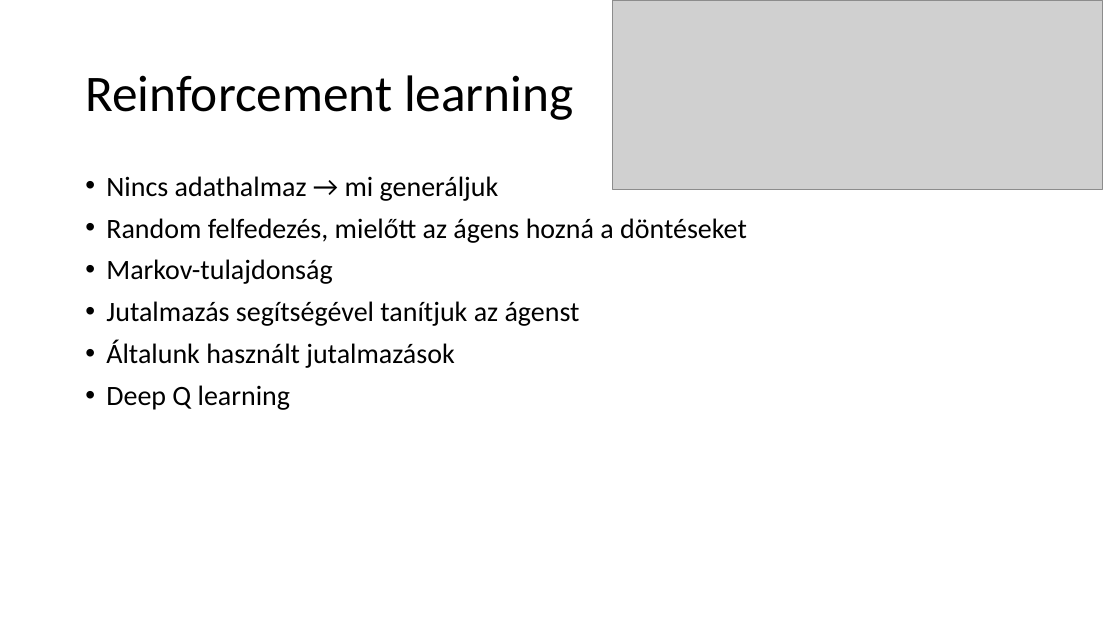
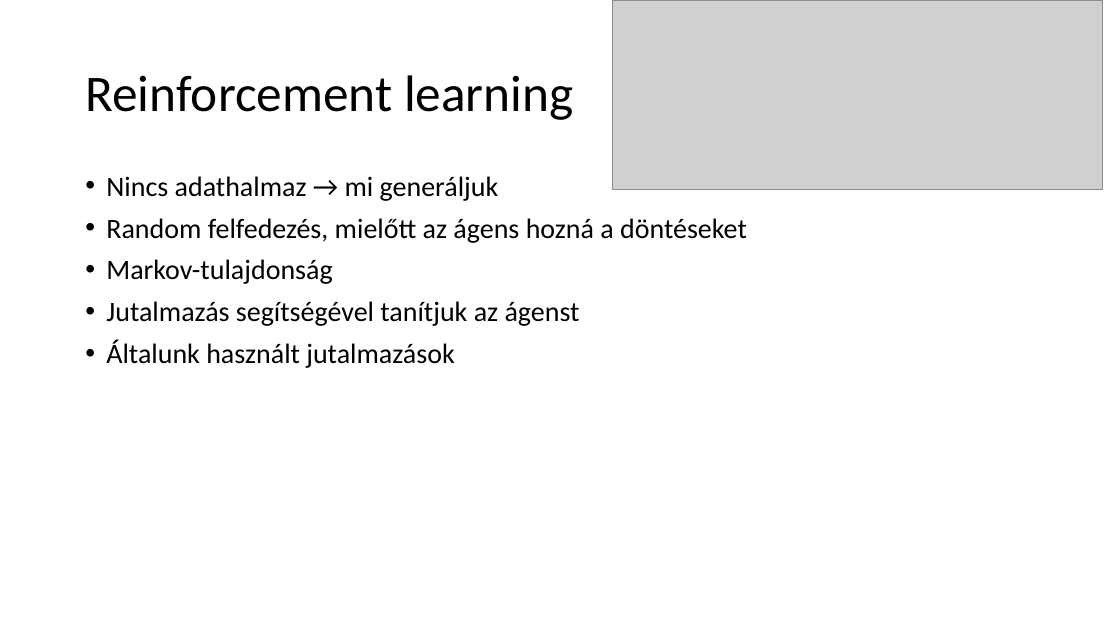
Before and after one commit to kunmts/Snake_AI_gyak, a slide deck: slide 4 of Projektmunka_KarlJanos_KunMatyas.pptx. Drawn at 1120x630 pixels with LibreOffice and Linux fonts; fonts in the diff are those of the drawing; grey boxes stand for pictures. Boxes give left, top, right and bottom in pixels: in the first picture for what was removed or moved away, otherwise in the second. Text is boxed around its words. In the diff, an @@ line names an element or a change of style, - is before the commit and + after.

```diff
--- a/Projektmunka_KarlJanos_KunMatyas.pptx
+++ b/Projektmunka_KarlJanos_KunMatyas.pptx
@@ text at box(106, 385, 290, 410): paragraph removed @@
-• Deep Q learning
```
Also in this commit, not shown: 7 other slides changed, 2 slides added.
